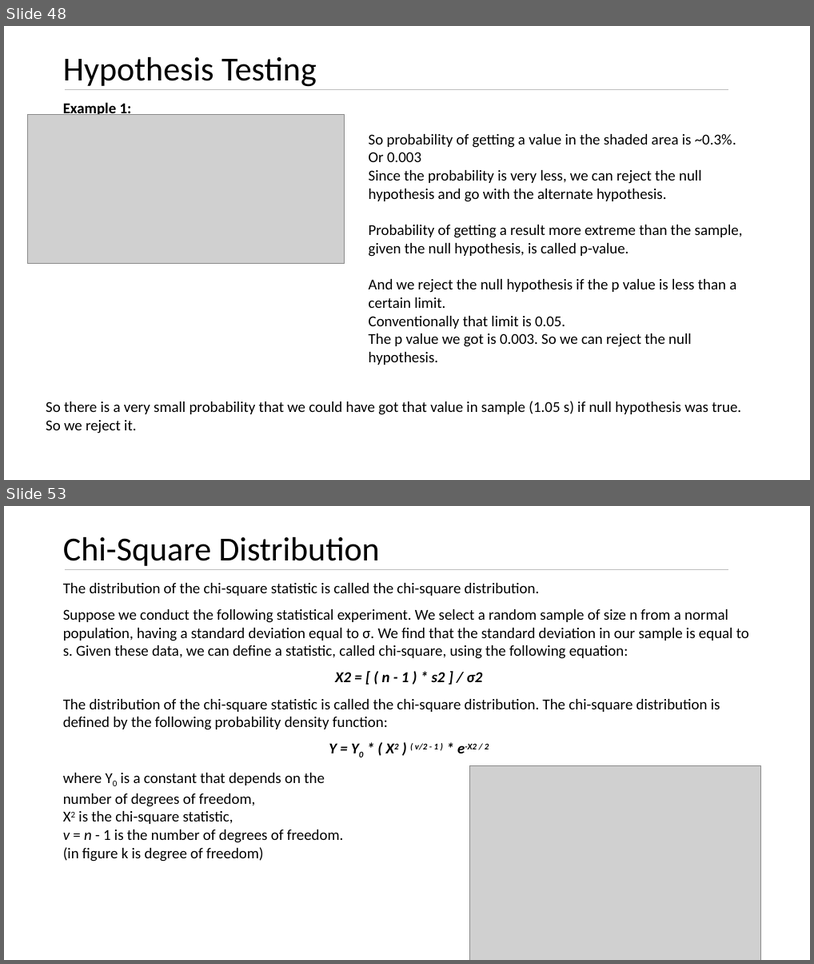
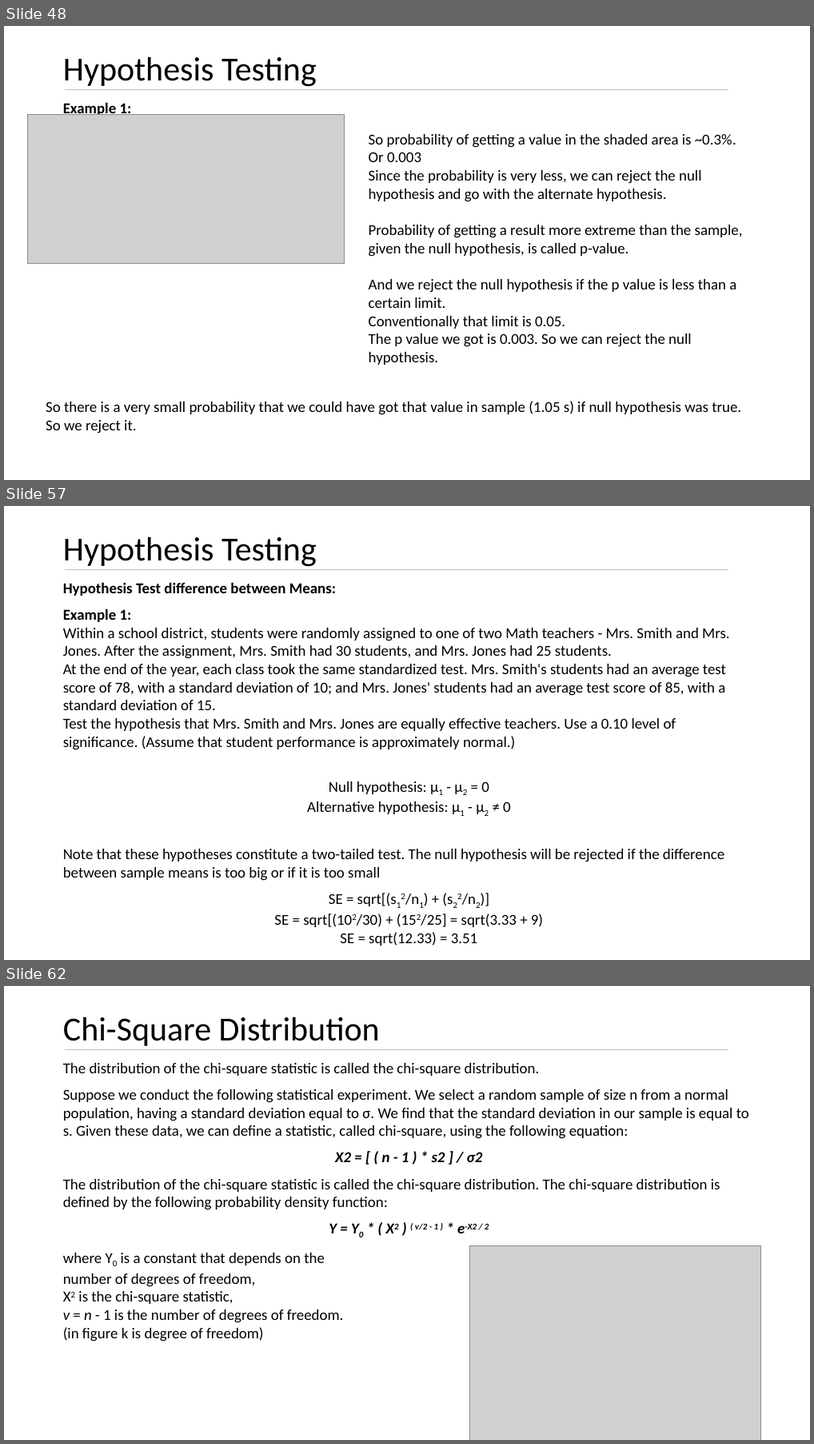
Before and after one commit to kushkul/Intro-to-Analytics, a slide deck: Statistics/Lesson 7 Inferential Statistics.pptx. Shown one above the other, each under a label of ours: slides 48 and 53 before the commit, slides 48, 57 and 62 after it; the slides between them are not shown. The pictures are 814x964 and 814x1444 pixels, drawn with LibreOffice and Linux fonts; fonts in the diff are those of the drawing; grey boxes stand for pictures. Boxes give left, top, right and bottom in pixels: in the first picture for what was removed or moved away, otherwise in the second. Text is boxed around its words. In the diff, an @@ line names an element or a change of style, - is before the commit and + after.

```diff
--- a/Statistics/Lesson 7 Inferential Statistics.pptx
+++ b/Statistics/Lesson 7 Inferential Statistics.pptx
@@ slide 57 added at [4,506,810,960], background #FFFFFF @@
@@ title added at [63,537,317,567], 40 pt, text #000000 @@
+Hypothesis Testing
@@ line added from (65, 569) to (730, 569), #BFBFBF 0.5 pt @@
@@ text added at [63,582,730,945], 18 pt, text #000000 @@
+Hypothesis Test difference between Means:
+Example 1:
+Within a school district, students were randomly assigned to one of two Math teachers - Mrs. Smith and Mrs. Jones. After the assignment, Mrs. Smith had 30 students, and Mrs. Jones had 25 students.
+At the end of the year, each class took the same standardized test. Mrs. Smith's students had an average test score of 78, with a standard deviation of 10; and Mrs. Jones' students had an average test score of 85, with a standard deviation of 15.
+Test the hypothesis that Mrs. Smith and Mrs. Jones are equally effective teachers. Use a 0.10 level of significance. (Assume that student performance is approximately normal.)
+Null hypothesis: μ1 - μ2 = 0
+Alternative hypothesis: μ1 - μ2 ≠ 0
+Note that these hypotheses constitute a two-tailed test. The null hypothesis will be rejected if the difference between sample means is too big or if it is too small
+SE = sqrt[(s12/n1) + (s22/n2)]
+SE = sqrt[(102/30) + (152/25] = sqrt(3.33 + 9)
+SE = sqrt(12.33) = 3.51
@@ what was slide 53 is now slide 62 @@
```
Also in this commit, not shown: 2 slides changed, 10 other slides added, 2 slides removed.
